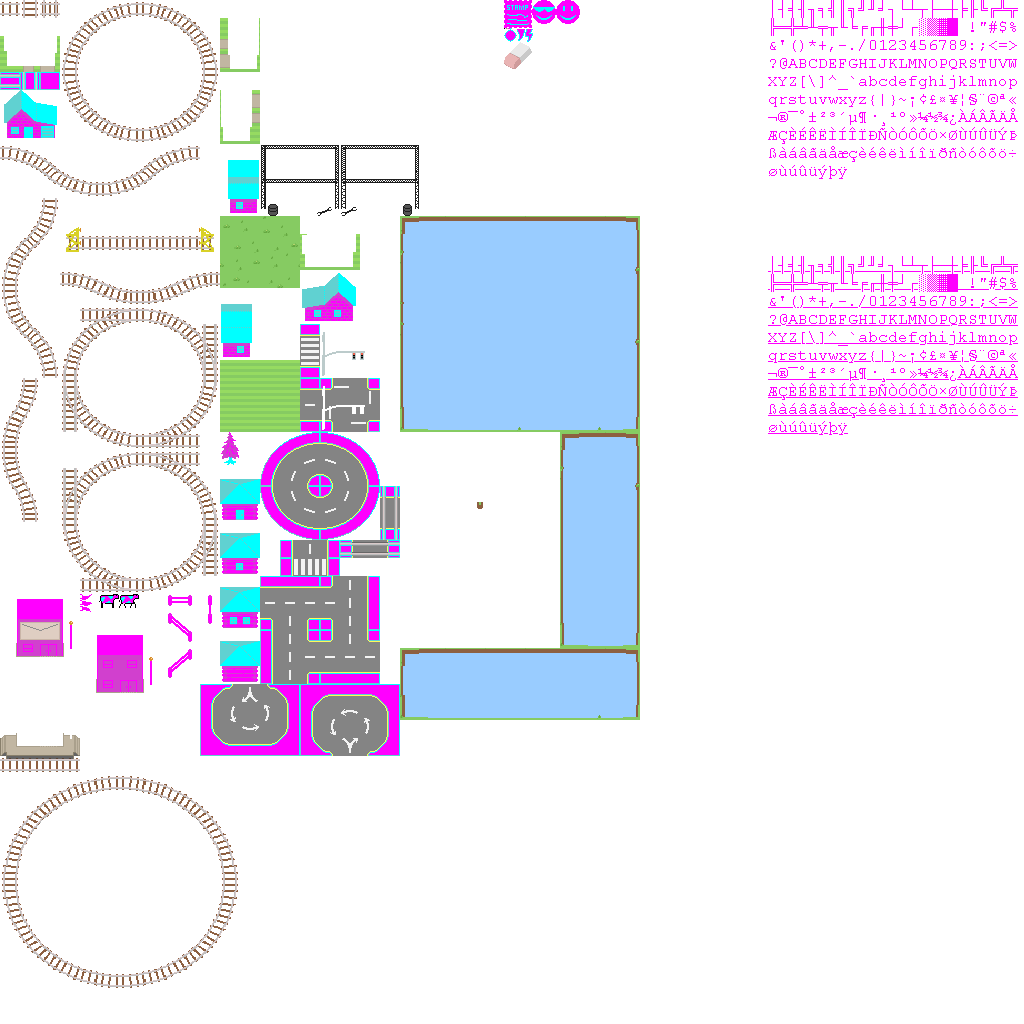
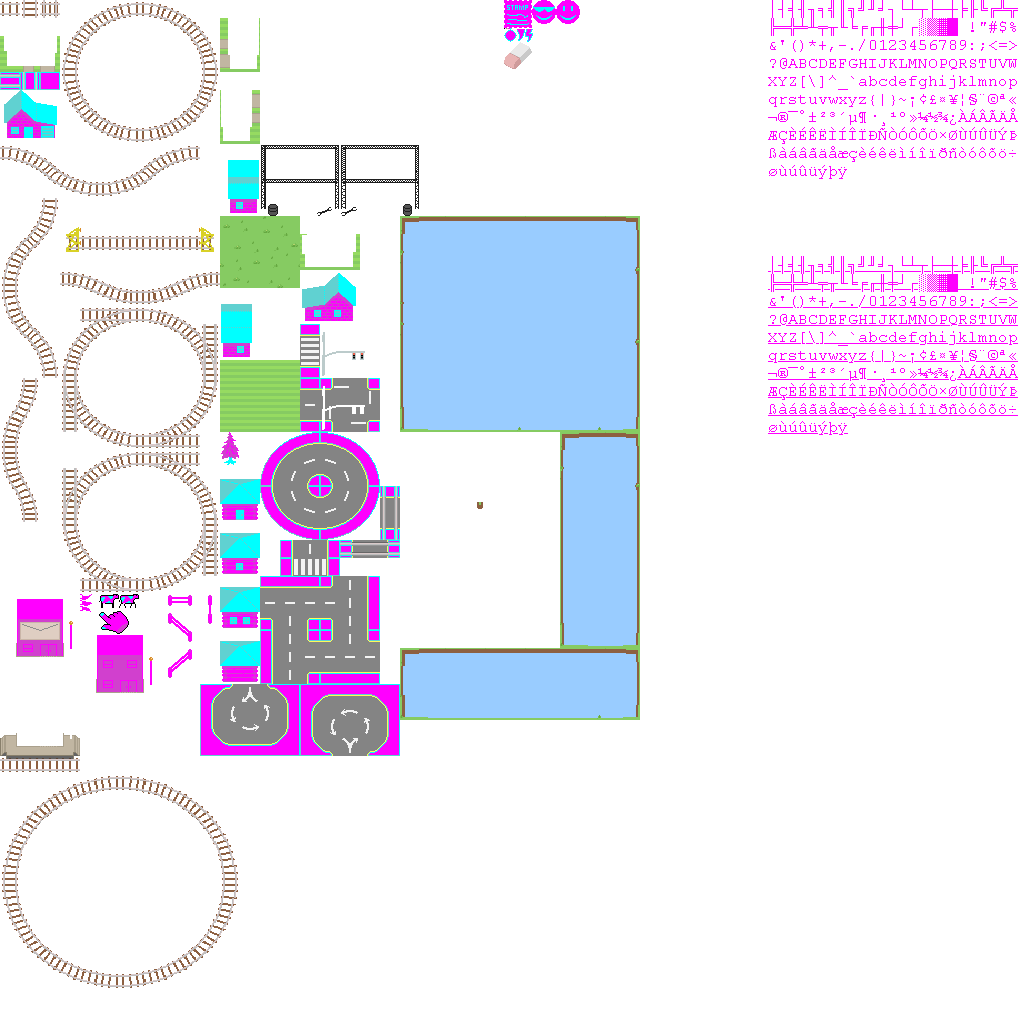
Layer changes from the first 1024px x 1024px image to the second:
painted on "base.png copy" over [99, 611, 129, 634]
